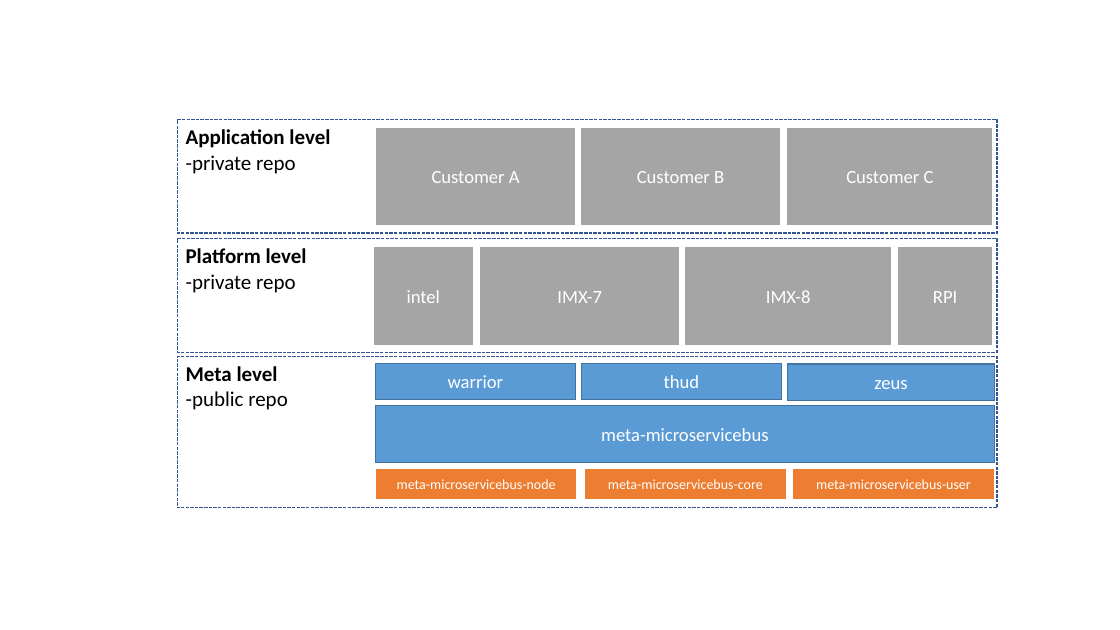
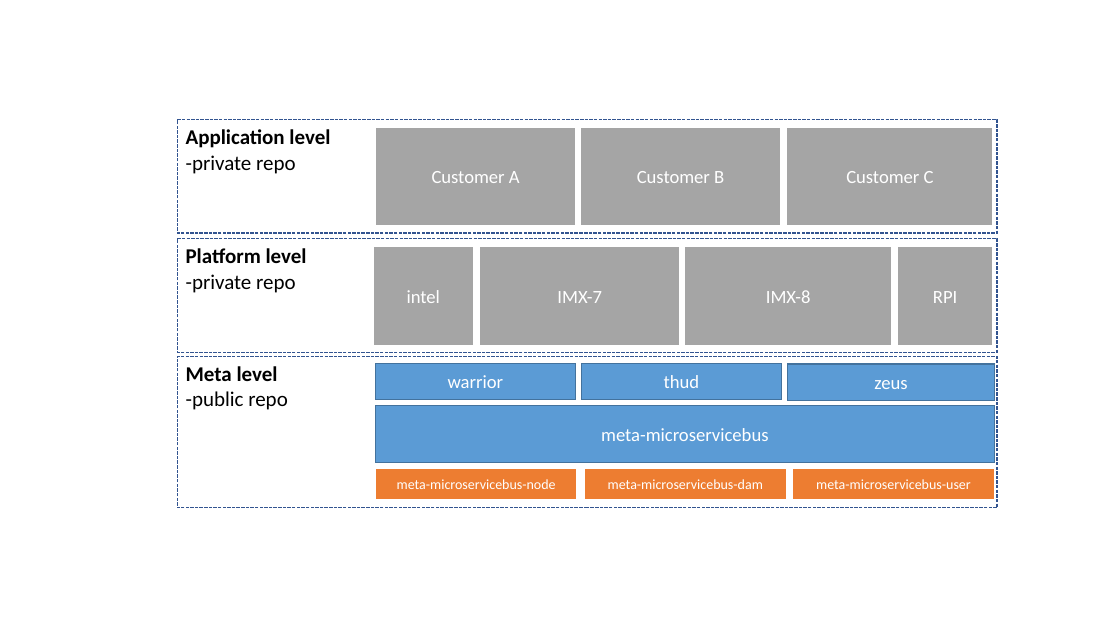
Before and after one commit to axians/meta-microservicebus, a slide deck: slide 2 of docs/slides.pptx. Drawn at 1120x630 pixels with LibreOffice and Linux fonts; fonts in the diff are those of the drawing. Boxes give left, top, right and bottom in pixels: in the first picture for what was removed or moved away, otherwise in the second. Text is boxed around its words. In the diff, an @@ line names an element or a change of style, - is before the commit and + after.

```diff
--- a/docs/slides.pptx
+++ b/docs/slides.pptx
@@ text in rectangle at (608,479,763,489): text changed @@
-meta-microservicebus-core
+meta-microservicebus-dam
```
Also in this commit, not shown: 1 other file.
